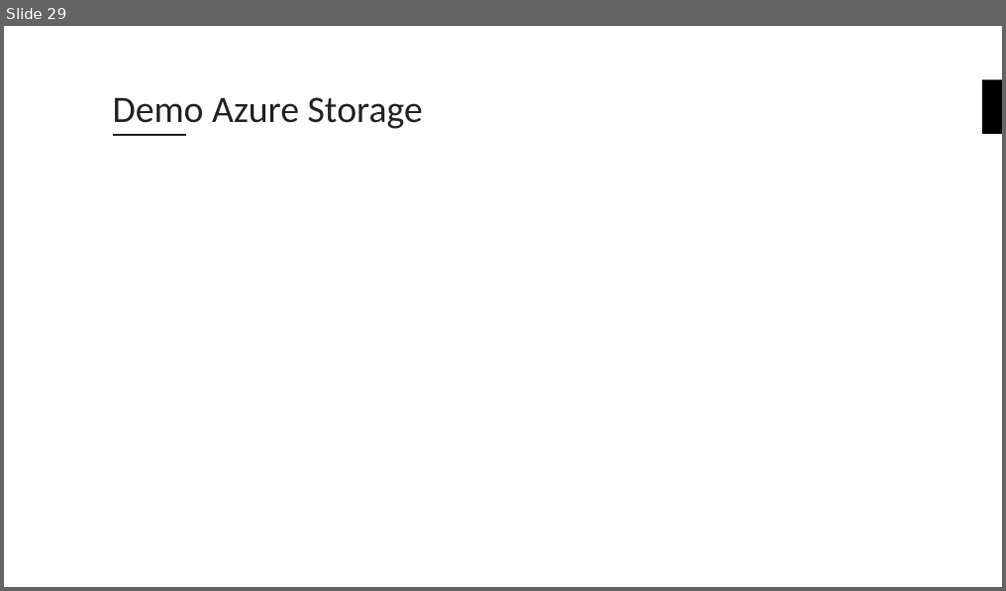
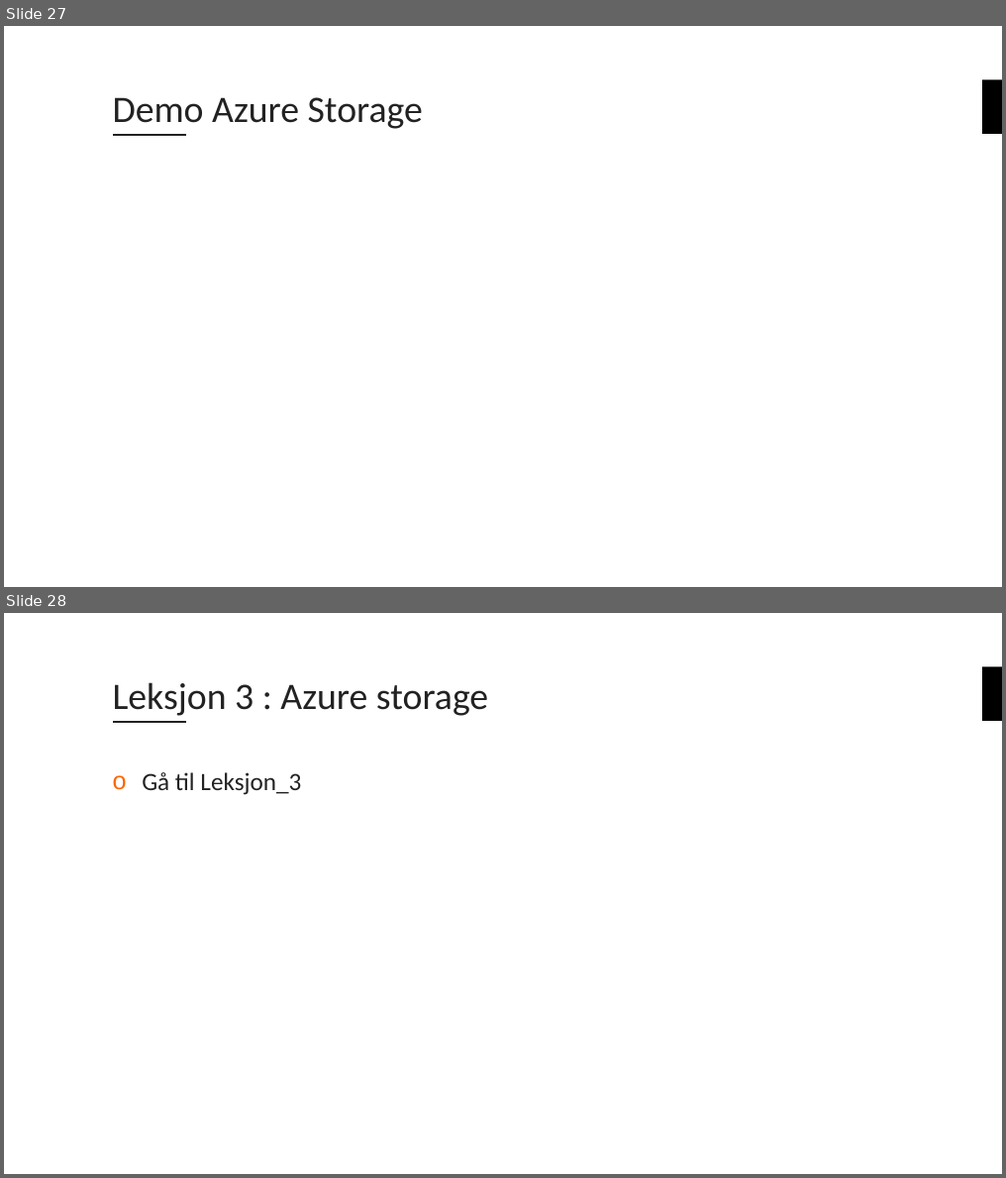
Before and after one commit to bouvet/azure-workshops, a slide deck: Workshop_1/Presentasjon/Azureskolen-Workshop#1.pptx. Shown one above the other, each under a label of ours: slide 29 before the commit, slides 27 and 28 after it. The pictures are 1006x591 and 1006x1178 pixels, drawn with LibreOffice and Linux fonts; fonts in the diff are those of the drawing; background and template pictures are left out. Boxes give left, top, right and bottom in pixels: in the first picture for what was removed or moved away, otherwise in the second. Text is boxed around its words. In the diff, an @@ line names an element or a change of style, - is before the commit and + after.

```diff
--- a/Workshop_1/Presentasjon/Azureskolen-Workshop#1.pptx
+++ b/Workshop_1/Presentasjon/Azureskolen-Workshop#1.pptx
@@ slide 28 added at [4, 613, 1002, 1174], background #FFFFFF; not listed: 2 template elements that a slide beside it also shows @@
@@ title added at [113, 682, 488, 716], 36 pt, text #222222 @@
+Leksjon 3 : Azure storage
@@ text added at [142, 772, 301, 795], 24 pt, text #222222 @@
+o Gå til Leksjon_3
@@ what was slide 29 is now slide 27 @@
```
Also in this commit, not shown: 10 slides changed, 1 other slide added, 1 slide removed.
